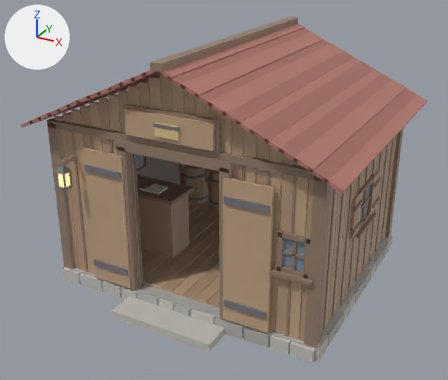
The OBJ model HtfFortress/Models/Vault.obj: old version first, new version second.
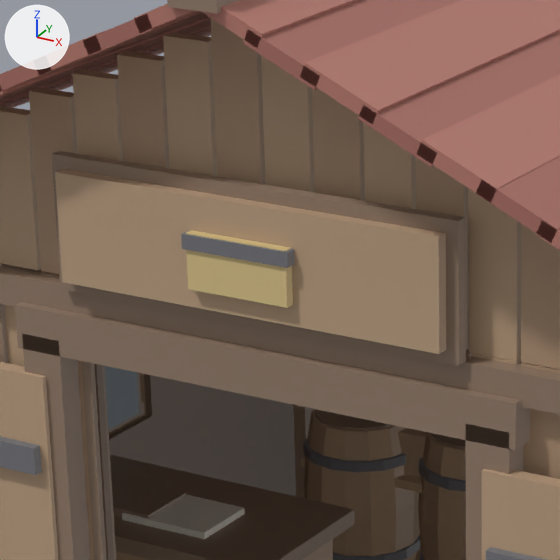
There are two pictures of each version: one whole from a 50 mm lens placed at (4.15, -7.94, 5.2), pointed at (-0.03, -0.34, 1.4), one close up on the part from 25% to 54% of the width and 18% to 52% of the height. Arrows for +X, +Y and +Z are at upper left; the lights stay in place. The older version's two pictures come first. Where no turn or scale is listed for an object, it has been applied to the vertices. Vertices at exactly the same position are counted once.

Names of what the first close-up shows: 'Vault'.
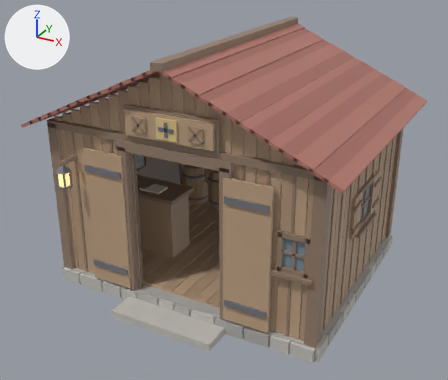
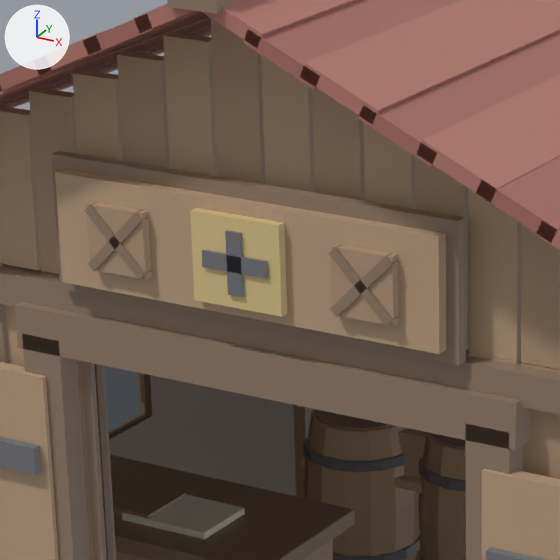
What differs and where, as boxes [x1, y1, x2, y2] in the close-ups (560 x 560 px; the box of a moved part takes in the faces that stretch with it):
part 1 of me_vault, added (yellow): after [190, 208, 287, 317]
part 2 of me_vault, added: after [202, 249, 269, 279]
part 3 of me_vault, added: after [225, 230, 244, 297]
part 4 of me_vault, added (beige): after [86, 201, 152, 280]
part 5 of me_vault, moved or reshaped: before [181, 231, 295, 268]; after [84, 202, 152, 280]
part 6 of me_vault, added (brown): after [88, 209, 149, 271]
part 7 of me_vault, added (beige): after [330, 244, 399, 326]
part 8 of me_vault, added (brown): after [328, 244, 399, 326]
part 9 of me_vault, added (brown): after [330, 253, 398, 317]
part 10 of me_vault, deleted (yellow): before [186, 230, 293, 308]

The edits, one by one:
me_vault is used by ob_vault; location (0.0, 0.0, 0.0).
me_vault had 4944 vertices, 7632 faces and spanned x -2.35..2.35, y -2.25..2.04, z 0.0..3.66.
me_vault now has 5000 vertices, 7716 faces and spans x -2.35..2.35, y -2.25..2.04, z 0.0..3.66.
me_vault part 1: a new loose piece, a box spanning x -0.15..0.15, y -1.88..-1.84, z 2.665..2.935, in mat_vkbrass (yellow #ddc58b).
me_vault part 2: a new loose piece, a box spanning x -0.11..0.11, y -1.89..-1.84, z 2.775..2.825, in mat_vkiron (grey #76767c).
me_vault part 3: a new loose piece, a box spanning x -0.025..0.025, y -1.89..-1.84, z 2.705..2.895, in mat_vkiron (grey #76767c).
me_vault part 4: a new loose piece, a box spanning x -0.52..-0.32, y -1.88..-1.84, z 2.7..2.9, in mat_vkplank2 (beige #b5977c).
me_vault part 5: the loose piece of 8 vertices spanning x -0.18..0.18, y -1.89..-1.84, z 2.82..2.86 is turned 45 degrees about the y axis through its middle and scaled by 0.726, then moved by (-0.42, 0.0, -0.04), in mat_vktrim (brown #957e6c).
me_vault part 6: the loose piece of 8 vertices spanning x -0.18..0.18, y -1.89..-1.84, z 2.82..2.86 is copied, and the copy is turned -45 degrees about the y axis through its middle and scaled by 0.726, then moved by (-0.42, 0.0, -0.04), in mat_vktrim (brown #957e6c); it spans x -0.52..-0.32, y -1.89..-1.84, z 2.7..2.9.
me_vault part 7: a new loose piece, a box spanning x 0.32..0.52, y -1.88..-1.84, z 2.7..2.9, in mat_vkplank2 (beige #b5977c).
me_vault part 8: the loose piece of 8 vertices spanning x -0.18..0.18, y -1.89..-1.84, z 2.82..2.86 is copied, and the copy is turned 45 degrees about the y axis through its middle and scaled by 0.726, then moved by (0.42, 0.0, -0.04), in mat_vktrim (brown #957e6c); it spans x 0.32..0.52, y -1.89..-1.84, z 2.7..2.9.
me_vault part 9: the loose piece of 8 vertices spanning x -0.18..0.18, y -1.89..-1.84, z 2.82..2.86 is copied, and the copy is turned -45 degrees about the y axis through its middle and scaled by 0.726, then moved by (0.42, 0.0, -0.04), in mat_vktrim (brown #957e6c); it spans x 0.32..0.52, y -1.89..-1.84, z 2.7..2.9.
me_vault part 10: the loose piece of 8 vertices spanning x -0.17..0.17, y -1.88..-1.84, z 2.7..2.87 is deleted.
